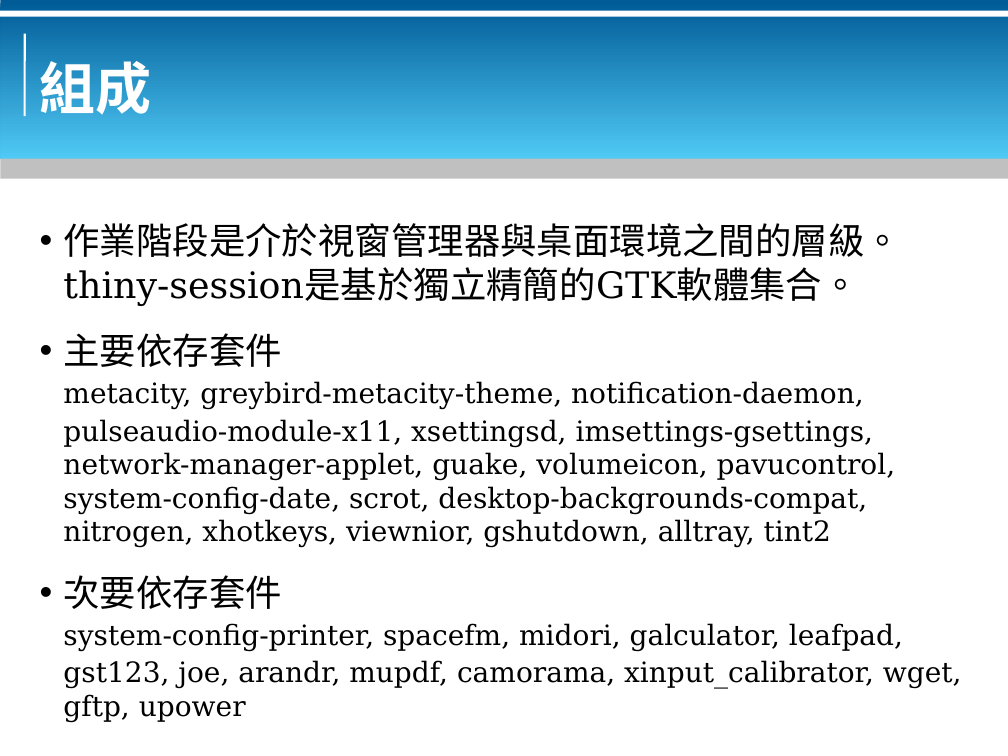
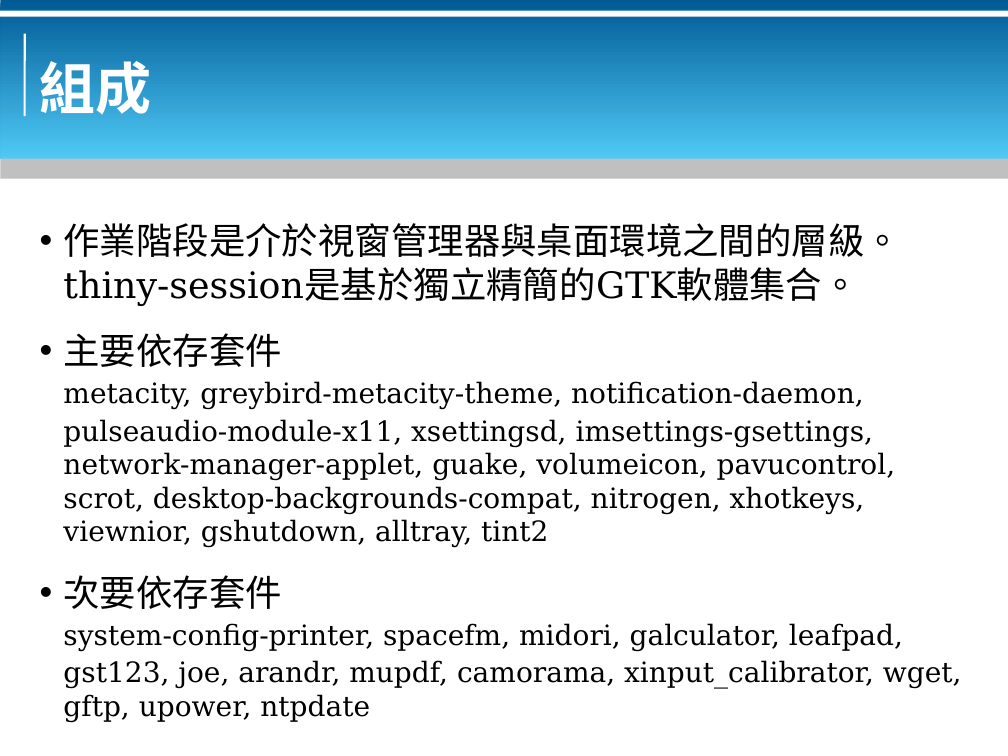
Before and after one commit to bluebat/.presentations, a slide deck: slide 3 of a-thin-and-tiny-session-for-x-window.odp. Drawn at 1008x756 pixels with LibreOffice and Linux fonts; fonts in the diff are those of the drawing; background and template pictures are left out. Boxes give left, top, right and bottom in pixels: in the first picture for what was removed or moved away, otherwise in the second. Text is boxed around its words. In the diff, an @@ line names an element or a change of style, - is before the commit and + after.

```diff
--- a/a-thin-and-tiny-session-for-x-window.odp
+++ b/a-thin-and-tiny-session-for-x-window.odp
@@ text at [63,419,896,548]: text changed @@
-pulseaudio-module-x11, xsettingsd, imsettings-gsettings, network-manager-applet, guake, volumeicon, pavucontrol, system-config-date, scrot, desktop-backgrounds-compat, nitrogen, xhotkeys, viewnior, gshutdown, alltray, tint2
+pulseaudio-module-x11, xsettingsd, imsettings-gsettings, network-manager-applet, guake, volumeicon, pavucontrol, scrot, desktop-backgrounds-compat, nitrogen, xhotkeys, viewnior, gshutdown, alltray, tint2
@@ text at [63,660,962,723]: text changed @@
-gst123, joe, arandr, mupdf, camorama, xinput_calibrator, wget, gftp, upower
+gst123, joe, arandr, mupdf, camorama, xinput_calibrator, wget, gftp, upower, ntpdate
```
Also in this commit, not shown: 2 other slides changed, 3 other files.
